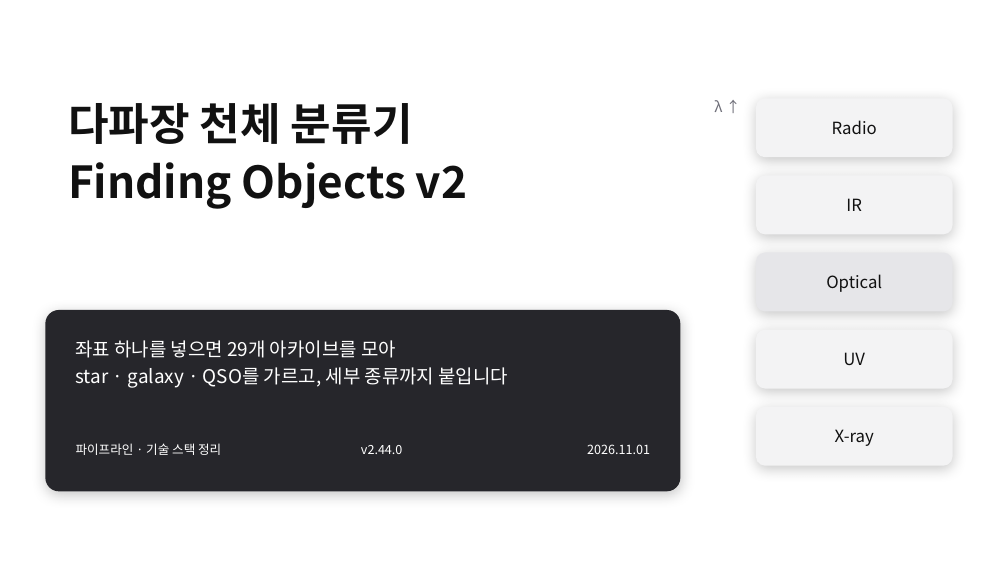
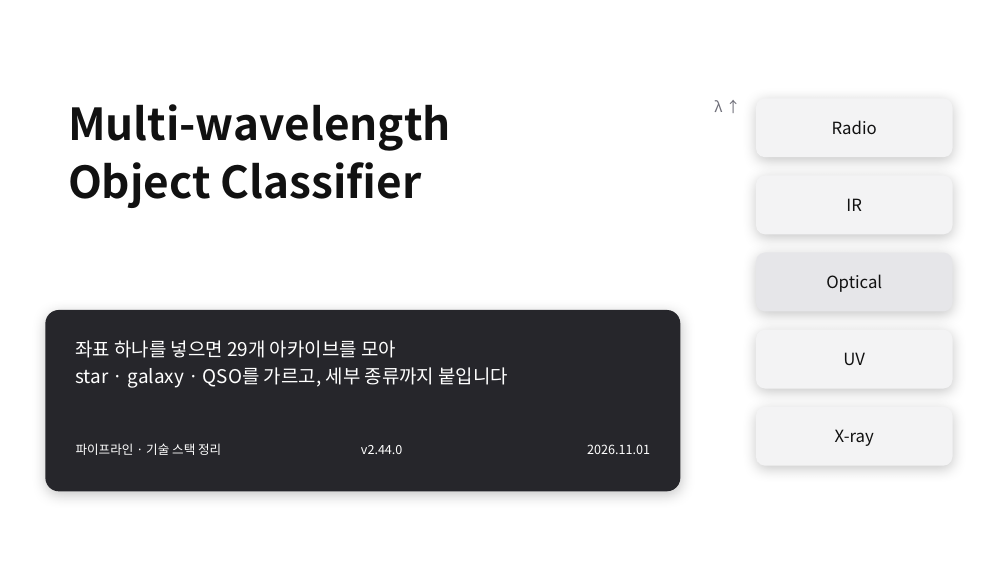
Before and after one commit to Pinchpeach/Finding_objects, a slide deck: slide 1 of v2/document/PIPELINE_STACK_v2.44.0.pptx. Drawn at 1008x567 pixels with LibreOffice and Linux fonts; fonts in the diff are those of the drawing. Boxes give left, top, right and bottom in pixels: in the first picture for what was removed or moved away, otherwise in the second. Text is boxed around its words. In the diff, an @@ line names an element or a change of style, - is before the commit and + after.

```diff
--- a/v2/document/PIPELINE_STACK_v2.44.0.pptx
+++ b/v2/document/PIPELINE_STACK_v2.44.0.pptx
@@ text at box(68, 104, 451, 208): text changed @@
-다파장 천체 분류기
-Finding Objects v2
+Multi-wavelength
+Object Classifier
```
Also in this commit, not shown: 11 other slides changed, 1 other file.
